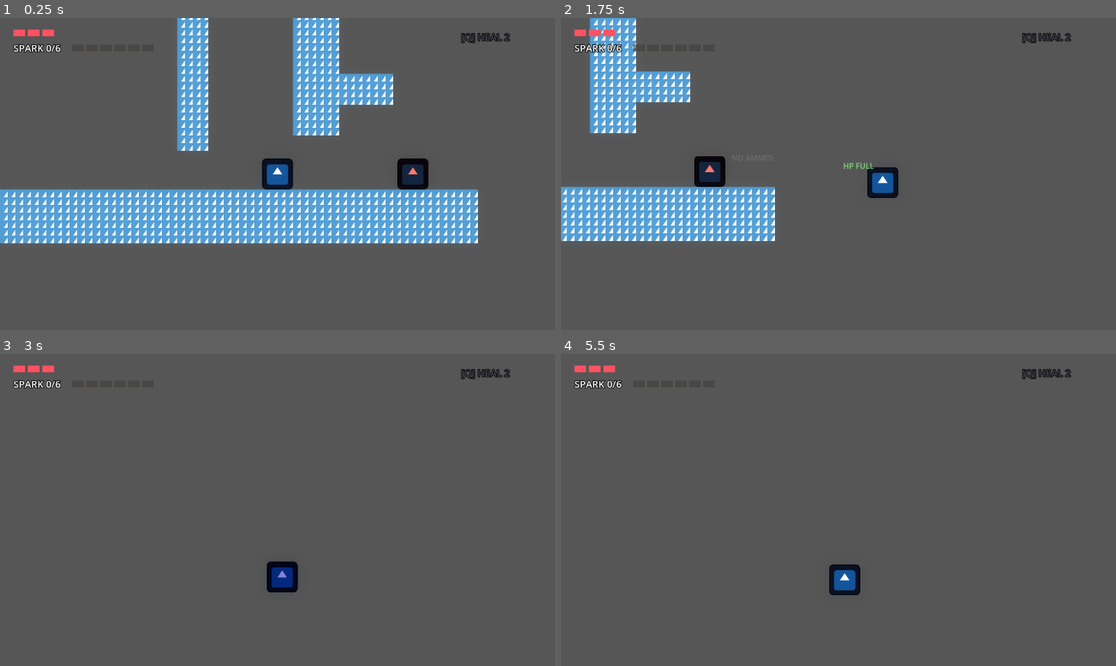
Above: before the commit, frames 1-4 (two rows, left to right).
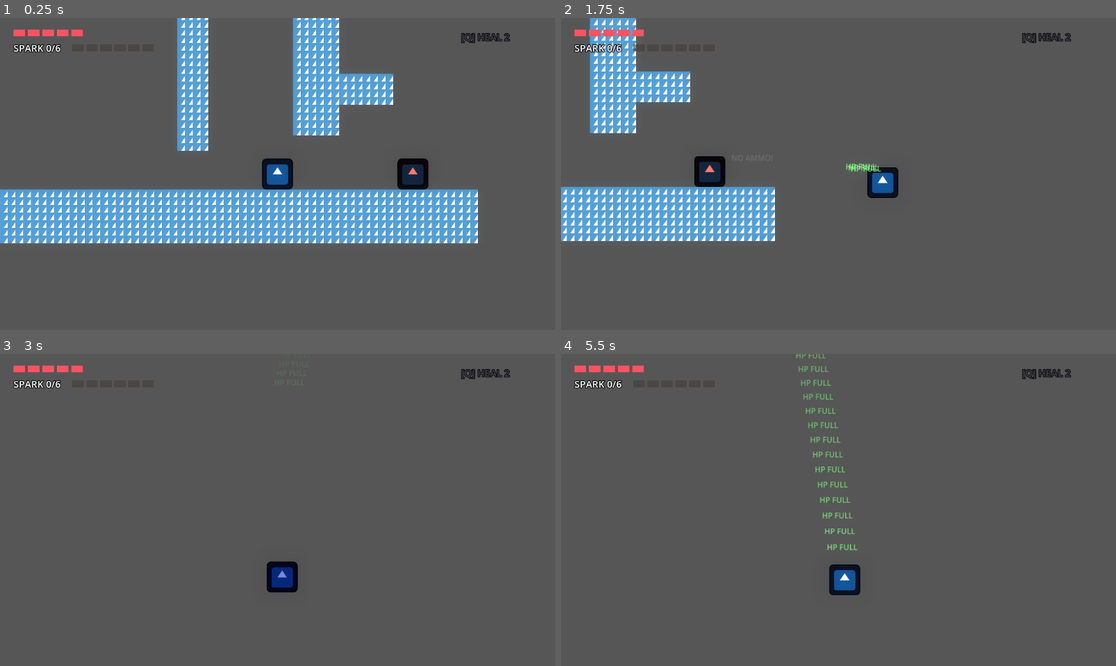
Above: after the commit, the same moments.

Repository: YllariSang/Action-Platformer-Prototype
Game: Godot game, scene res://Scenes/main.tscn
Two runs of this game, one before a commit and one after it. Both use one fixed random seed, a clock stepped at 60 frames per second and the inputs below. The engine's default icon, where the game draws it, is replaced by a stand-in: a white triangle on a blue panel in a dark square.
Inputs (mouse positions are in pixels of both pictures, inside the frame that each line leads up to):
- Up to frame 1 (0.25 s): no input
- Up to frame 2 (1.75 s): tap Enter (ui_accept) at 0.5 s; move the mouse to (960, 158) at 0.52 s; press the mouse at (960, 158) at 0.53 s; hold D (right) from 0.53 s (still down); tap Space (jump) at 0.77, 1.52 s; tap Shift (dash) at 0.8, 1.35 s; move the mouse to (727, 189) at 1.27 s; release the mouse at (727, 189) at 1.28 s; tap Q (heal) at 1.55 s
- Up to frame 3 (3 s): move the mouse to (333, 441) at 2.02 s; release D (right) at 2.03 s; hold A (left) 2.03-2.78 s; hold Q (heal) 2.03-2.78 s; right-click (333, 441) at 2.3 s; move the mouse to (249, 572) at 2.77 s; hold D (right) from 2.78 s (still down); right-click (249, 572) at 2.85 s
- Up to frame 4 (5.5 s): tap Space (jump) at 3.02, 3.77, 4.52 s; click (810, 572) at 3.05 s; move the mouse to (1005, 556) at 3.52 s; press the mouse at (1005, 556) at 3.53 s; tap Shift (dash) at 3.8, 4.35 s; tap R (restart) at 4.15 s; move the mouse to (672, 463) at 4.27 s; release D (right) at 4.28 s; release the mouse at (672, 463) at 4.28 s; hold A (left) 4.28-5.03 s; tap Q (heal) at 4.55 s; move the mouse to (866, 510) at 5.02 s; hold D (right) from 5.03 s (still down); hold Q (heal) from 5.03 s (still down); right-click (866, 510) at 5.3 s

The runs differ from the first frame. In frame 1, 0.1% of the frame differs, in the area x 10-16%, y 3-7%; in frame 2, 0.2%; in frame 3, 0.1%; in frame 4, 0.8%, in the area x 10-54%, y 0-64%.

Commit message:
feat: 5 HP, an open parry is a hard immunity, and healing is a hold
Three player-side changes sharing one contract: an open parry now means "not
taking damage", and spending Sparks on healing means committing to standing
still for it.

- max_hp 3 -> 5. The HUD pips are built from the export, so they followed.
- is_parrying() is the new damage gate, checked in take_damage() so no damage
  source can be added later that forgets it. It also reports true on the frame
  a parry resolves: a successful parry drops the parry box with
  set_deferred() and goes to IDLE immediately, so an already-overlapping
  hitbox reported its body entry later in that same frame and landed the hit
  after the player had parried it.
- enemy_bullet.gd no longer queue_free()s itself on a parrying player. The
  parry box is directional, so a bullet that slipped past it used to be eaten
  on the player's body while their guard was up, and the reflect it was about
  to get could never happen.
- Healing is a 0.6s channel on a new State.HEALING that roots the player and
  blocks parry, dash and shooting. It was an instant 1 HP for heal_cost
  Sparks with no state guard at all: the same price as a successful parry but
  with no timing to get right, so parrying was optional.
  - Sparks are charged on completion, so a cancel costs only exposure.
  - A cancel latches until Q is released. Without it the poll restarted the
    channel the next frame, so a hit was followed instantly by a fresh channel
    that the i-frames it had just granted made free.
  - Being hit cancels, so healing is something you find a gap for.
  - The channel steps by 1/physics_ticks_per_second, not
    get_physics_process_delta_time(): it resumes from the physics_frame
    signal, where the delta reads as 0, so the channel never finished.

Diff:
--- a/Scripts/enemy_bullet.gd
+++ b/Scripts/enemy_bullet.gd
@@ -21,6 +21,14 @@
 	# Hitting Player (Normal Behavior)
 	if body.name == "Player":
 		if not is_reflected:
+			# A parry in progress is a hard immunity, but the parry box is
+			# directional: it only catches what comes from the way the player is
+			# facing. Without this, a bullet that slipped past the box would be
+			# consumed on the player's body while their guard was still up. Skip
+			# the player entirely and leave the bullet alive, so it can still be
+			# reflected a frame later instead of being silently eaten.
+			if body.has_method("is_parrying") and body.is_parrying():
+				return
 			if body.has_method("take_damage"):
 				body.take_damage(damage)
 			queue_free()
--- a/Scripts/player.gd
+++ b/Scripts/player.gd
@@ -11,9 +11,13 @@
 @export var parry_success_cooldown: float = 0.1
 
 @export_category("Health")
-@export var max_hp: int = 3
+@export var max_hp: int = 5
 ## Health does not regenerate on its own. Sparks are the only way back.
 @export var heal_cost: int = 2
+## How long the heal channel must be held. Long enough that standing still to
+## heal is a real commitment next to a 0.8s parry cooldown, short enough to
+## still fit between a flier's shots.
+@export var heal_duration: float = 0.6
 @export var invuln_time: float = 1.0
 
 @export_category("Movement")
@@ -31,7 +35,7 @@
 @export var coyote_time: float = 0.15
 
 # --- STATE MACHINE ---
-enum State { IDLE, RUN, ATTACK, PARRY, DASH, STUNNED, RECOVERY, DEAD }
+enum State { IDLE, RUN, ATTACK, PARRY, DASH, STUNNED, RECOVERY, HEALING, DEAD }
 var current_state = State.IDLE
 var current_ammo: int = 0
 var facing_direction: int = 1
@@ -41,9 +45,23 @@
 var coyote_timer: float = 0.0
 
 # Health
-var hp: int = 3
+var hp: int = 5
 var invuln_timer: float = 0.0
 var is_dead: bool = false
+
+## Bumped whenever a heal channel ends, for any reason. The channel coroutine
+## holds the token it started with and bails once it no longer matches, which
+## is how a hit landing mid-channel stops the heal without the damage code
+## having to know that healing is a channel at all.
+var _heal_token: int = 0
+## Set whenever a channel ends early, cleared only when the heal key is let go.
+##
+## Without this the channel is polled from _physics_process while the key is
+## held, so the frame after any cancel it just started again: nudging the stick
+## made the player jitter between standing still and walking, and a hit was
+## followed instantly by a fresh channel that the i-frames then made free. Now
+## ending a channel means the player has to commit again from a released key.
+var _heal_locked: bool = false
 
 # Charging Variables
 var charge_timer: float = 0.0
@@ -163,7 +181,12 @@
 	apply_recoil(delta)
 
 	#MOVEMENT
-	if current_state != State.DASH and current_state != State.PARRY:
+	# HEALING is excluded alongside PARRY and DASH: a heal holds the player
+	# still, which is the whole cost of it. Gravity still runs above, so the
+	# player settles instead of hanging in the air.
+	if current_state == State.HEALING:
+		velocity.x = 0
+	elif current_state != State.DASH and current_state != State.PARRY:
 		handle_movement_and_jumps()
 
 	# Apply the push on top of whatever movement just decided, and remember it
@@ -183,12 +206,21 @@
 	#ACTIONS
 	handle_attack_input(delta)
 
-	if Input.is_action_just_pressed("heal"):
-		try_to_heal()
-	elif Input.is_action_just_pressed("parry"):
+	if Input.is_action_just_pressed("parry"):
 		try_to_parry()
 	elif Input.is_action_just_pressed("dash"):
 		try_to_dash()
+
+	# Heal is polled, not tapped: holding the key runs the channel, and the
+	# channel watches for the release itself. It is handled last because it
+	# suspends _physics_process while it runs, which would skip anything placed
+	# after it on the frame the channel starts. try_to_parry() and try_to_dash()
+	# refuse while HEALING, so the parry still cannot ride along with a heal.
+	if Input.is_action_pressed("heal"):
+		if not _heal_locked:
+			try_to_heal()
+	else:
+		_heal_locked = false
 
 # --- MOVEMENT LOGIC ---
 func handle_movement_and_jumps():
@@ -228,7 +260,12 @@
 
 # --- CHARGE & ATTACK LOGIC ---
 func handle_attack_input(delta):
-	if current_state == State.PARRY or current_state == State.DASH or current_state == State.RECOVERY:
+	# Losing the state has to drop the charge, otherwise releasing the mouse
+	# after a dash fires a railgun that was never charged up. The tint is not
+	# reset here: those states own sprite.modulate themselves. HEALING joins
+	# them so a channel cannot be shot out of, and the Sparks a channel is
+	# about to spend are not also being spent on a shot.
+	if current_state == State.PARRY or current_state == State.DASH or current_state == State.RECOVERY or current_state == State.HEALING:
 		# Losing the state has to drop the charge, otherwise releasing the mouse
 		# after a dash fires a railgun that was never charged up. The tint is not
 		# reset here: those states own sprite.modulate themselves.
@@ -335,7 +372,9 @@
 	recoil_time_left = 0.0
 
 func try_to_dash():
-	if not can_dash or current_state == State.PARRY or current_state == State.RECOVERY: return
+	# HEALING refuses too: a dash is a free cancel out of a channel, which
+	# together with i-frames made healing a no-risk panic button.
+	if not can_dash or current_state == State.PARRY or current_state == State.RECOVERY or current_state == State.HEALING: return
 
 	current_state = State.DASH
 	can_dash = false
@@ -430,6 +469,18 @@
 
 # --- HELPERS ---
 
+## True while the player is inside a parry window, and for the remainder of the
+## frame in which a parry succeeded.
+##
+## The second half matters: a successful parry drops the parry box with
+## set_deferred() and moves the state to IDLE immediately, but an enemy hitbox
+## that is already overlapping the player can still report a body entry in that
+## same physics frame. Reading the state alone let that attack through a moment
+## after the player had parried it. Polling the box as well keeps the parry
+## authoritative for the whole frame it resolves in.
+func is_parrying() -> bool:
+	return current_state == State.PARRY or parry_box.monitoring
+
 func take_damage(amount: int):
 	if is_dead: return
 
@@ -438,7 +489,14 @@
 		spawn_popup("DODGE!", Color(0.4, 0.8, 1.0))
 		return
 
-	# Immunity window: a single bullet must not empty three hearts.
+	# An open parry is a hard immunity, not just a chance to reflect. Enemy
+	# hitboxes and bullets both deliver damage through this function, so gating
+	# here covers every source in one place — no damage source can be added
+	# later that forgets the check. The attack is neither negated nor reflected
+	# by this; it simply does not connect, exactly like a whiffed swing would.
+	if is_parrying(): return
+
+	# Immunity window: a single bullet must not empty the whole health bar.
 	if invuln_timer > 0.0: return
 
 	# Landing a parry leaves you wide open, so getting hit there hurts double.
@@ -448,6 +506,10 @@
 	# A hit can knock the last heart off even mid-recovery, so clamp here and
 	# let die() run rather than bailing out partway through the feedback.
 	hp = max(hp - amount, 0)
+	# Being hit interrupts a heal. This is the cost that makes standing still
+	# worth something: the channel is only safe in a gap between shots, so
+	# healing is something you find an opening for rather than mash on.
+	cancel_heal()
 	invuln_timer = invuln_time
 	update_ui()
 	spawn_popup("-%d" % amount, Color(1, 0.4, 0.4))
@@ -478,6 +540,9 @@
 	parry_box.monitorable = false
 	can_parry = false
 	can_dash = false
+	# After the state change, so this cannot put the player back into IDLE on
+	# its way to DEAD. It still bumps the token and kills the particles.
+	cancel_heal()
 	clear_recoil()
 	velocity = Vector2.ZERO
 	sprite.visible = true
@@ -491,8 +556,20 @@
 	if result_screen and result_screen.has_method("show_result"):
 		result_screen.show_result(false)
 
+## Start a heal channel, or refuse to. Polled from _physics_process while the
+## heal key is held, so it has to be safe to call every frame.
+##
+## Holding rather than tapping is the load-bearing decision. A tap would be an
+## instant 1 HP for heal_cost Sparks with nothing to lose, and at 2 Sparks that
+## is exactly what a successful parry pays: healing was the same HP as a parry
+## but with no timing requirement, which quietly made the parry pointless. The
+## channel costs time and mobility instead, occupies the key so a parry cannot
+## ride along with it, and is interruptible, so committing to it is a decision.
 func try_to_heal() -> void:
-	if is_dead: return
+	if is_dead or current_state == State.HEALING: return
+	# Refuse from every state the player has already committed to, so a heal can
+	# never be folded into a dash, a parry, or the recovery penalty.
+	if current_state != State.IDLE and current_state != State.RUN: return
 
 	if hp >= max_hp:
 		spawn_popup("HP FULL", Color(0.5, 1, 0.5))
@@ -502,15 +579,81 @@
 		spawn_popup("NEED %d SPARKS!" % heal_cost, Color(1, 0.7, 0.2))
 		return
 
+	_heal_token += 1
+	var my_token := _heal_token
+
+	current_state = State.HEALING
+	# Drop any leftover shot recoil, or the channel stands still for its first
+	# few frames and then slides.
+	clear_recoil()
+	velocity = Vector2.ZERO
+	heal_fire.emitting = true
+	heal_fire.amount_ratio = 0.0
+	label_heal.text = "HEALING..."
+	label_heal.modulate = Color(0.4, 1, 0.5, 1)
+
+	var elapsed := 0.0
+	while Input.is_action_pressed("heal") and _heal_token == my_token:
+		# Steering away cancels. A heal that follows the player is not a
+		# commitment, it is just a slower normal shot.
+		if Input.get_axis("left", "right") != 0.0:
+			spawn_popup("CANCELLED", Color(0.6, 0.6, 0.6))
+			break
+
+		# Fixed step, not get_physics_process_delta_time(): this coroutine resumes
+		# from the physics_frame signal rather than from _physics_process, and
+		# the delta is not readable in that context, so elapsed would sit at zero
+		# and the channel would never finish.
+		elapsed += 1.0 / float(Engine.physics_ticks_per_second)
+		# The particles fill up as the channel progresses. Cheapest honest
+		# progress read available without new art, and it doubles as the tell
+		# that a heal is running at all.
+		heal_fire.amount_ratio = clampf(elapsed / heal_duration, 0.0, 1.0)
+
+		if elapsed >= heal_duration:
+			_finish_heal()
+			return
+
+		await get_tree().physics_frame
+
+	# Fell out without completing: released the key, steered off, or something
+	# bumped the token (a hit landed).
+	cancel_heal()
+
+## The Sparks are charged here, on completion, not on press. A cancelled channel
+## therefore costs only the time and the exposure, never the resources, which
+## means there is no refund path to get wrong and no way to feel cheated.
+func _finish_heal() -> void:
+	_heal_token += 1
+	current_state = State.IDLE
+
 	current_ammo -= heal_cost
 	hp = min(hp + 1, max_hp)
-	update_ui()
-	spawn_popup("+1 HP", Color(0.4, 1, 0.5))
-	heal_fire.restart()
+
+	heal_fire.emitting = false
+	heal_fire.amount_ratio = 0.0
 	# Green flash so the heal reads on the player itself, not just the particles.
 	SpriteFeedback.flash(sprite, Color(0.4, 1, 0.5), 1.0, 0.25)
 	frame_freeze(0.3, 0.08)
 	get_tree().call_group("camera", "add_shake", 0.2)
+	spawn_popup("+1 HP", Color(0.4, 1, 0.5))
+	heal_fire.restart()
+	update_ui()
+
+## Abort a channel in progress. Called when the key is released, when the player
+## steers away, when a hit lands, and on death. The damage path only has to
+## know that healing can be interrupted, not how it works.
+func cancel_heal() -> void:
+	_heal_token += 1
+	if current_state == State.HEALING:
+		current_state = State.IDLE
+		# Require the key to be released before another channel can start, so an
+		# interrupted heal stays interrupted instead of resuming a frame later
+		# into the safety of the i-frames that the interrupt just granted.
+		_heal_locked = true
+	heal_fire.emitting = false
+	heal_fire.amount_ratio = 0.0
+	update_ui()
 
 ## Build the pip rows to match max_hp / max_ammo. Called on ready and whenever
 ## those values change at runtime, so the HUD is never hardcoded to 3 and 6.
@@ -551,9 +694,12 @@
 
 	# 1b. HEAL HINT
 	# Brightens once a heal is actually affordable, so the cost is discoverable
-	# without needing a popup every time the player wonders.
+	# without needing a popup every time the player wonders. The text is owned
+	# by the channel while one is running, so this leaves it alone then.
 	var can_heal := not is_dead and hp < max_hp and current_ammo >= heal_cost
 	label_heal.modulate = Color(0.5, 1, 0.6, 1) if can_heal else Color(0.5, 0.5, 0.55, 1)
+	if current_state != State.HEALING:
+		label_heal.text = "[Q] HEAL %d" % heal_cost
 
 	# 2. FIRE LOGIC
 	if current_ammo == 0:
